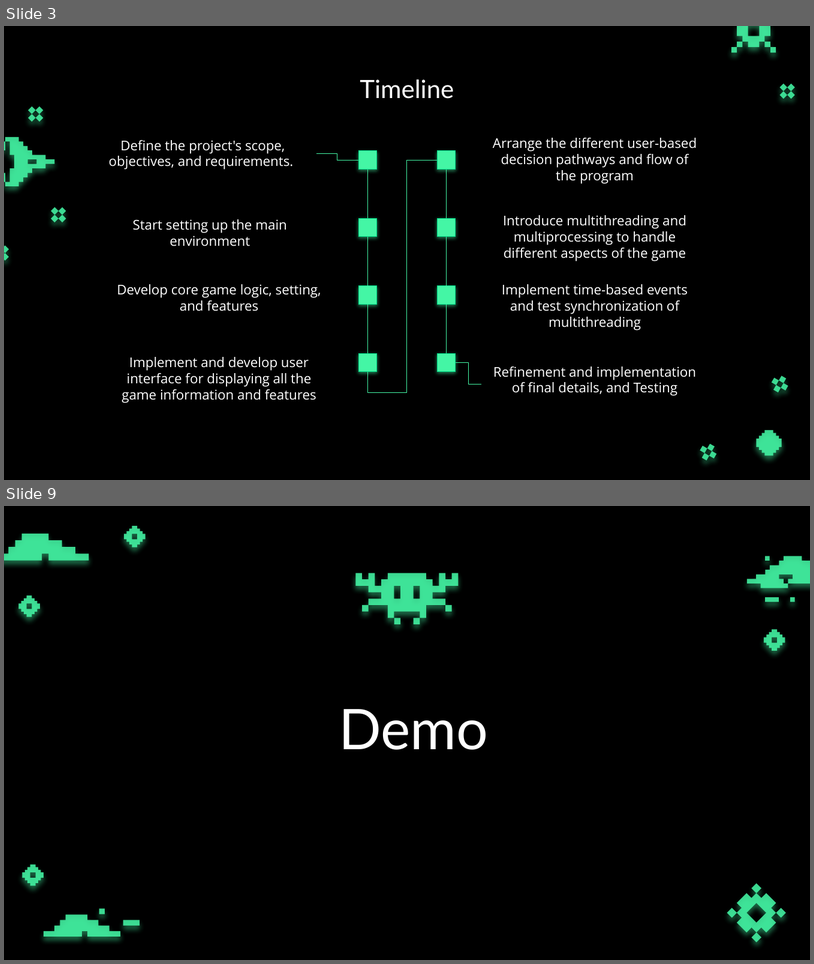
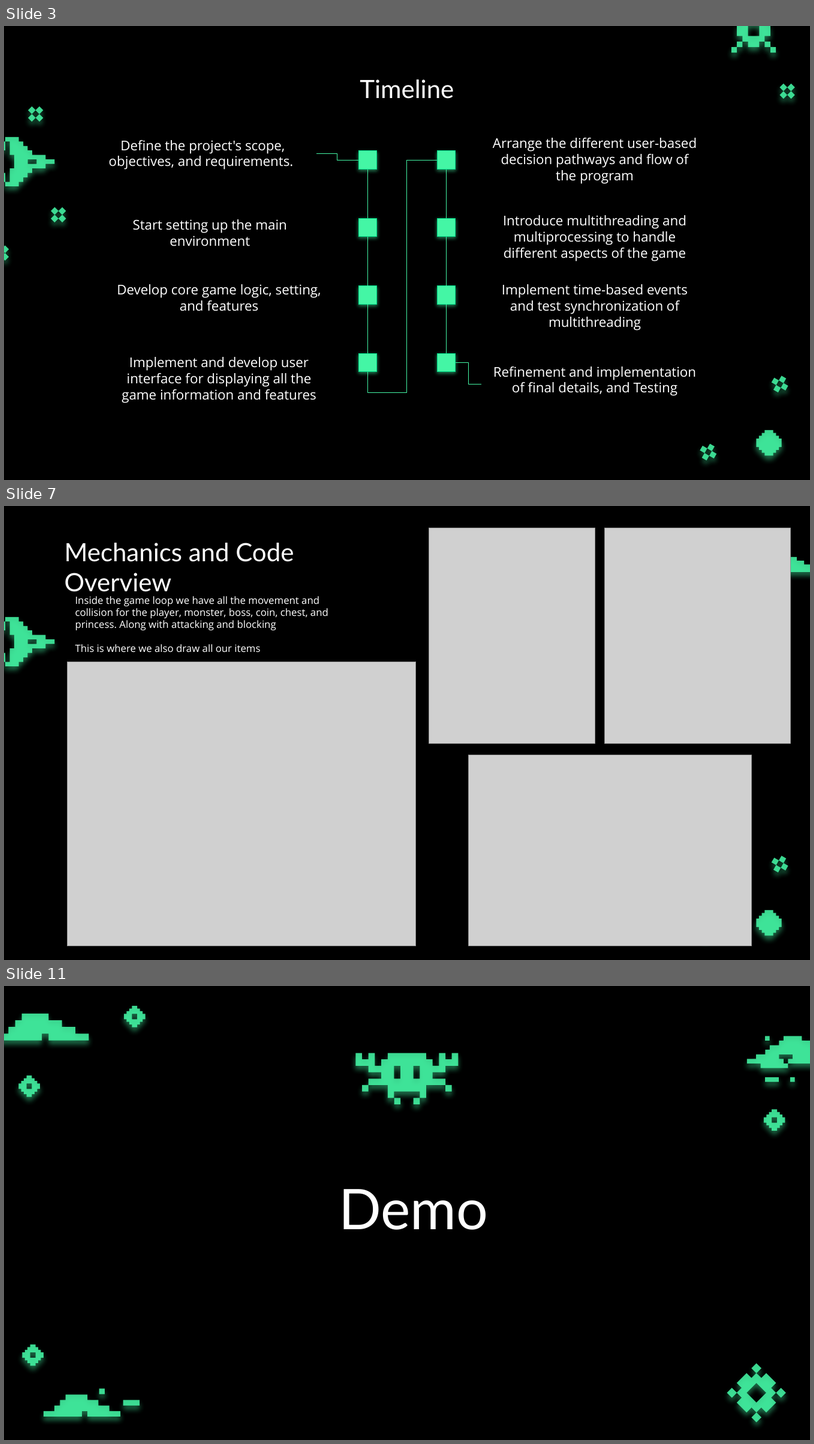
Before and after one commit to andyg817/CSCI511Game, a slide deck: Final Presentation.pptx. Shown one above the other, each under a label of ours: slides 3 and 9 before the commit, slides 3, 7 and 11 after it; the slides between them are not shown. The pictures are 814x964 and 814x1444 pixels, drawn with LibreOffice and Linux fonts; fonts in the diff are those of the drawing; grey boxes stand for pictures; background and template pictures are left out. Boxes give left, top, right and bottom in pixels: in the first picture for what was removed or moved away, otherwise in the second. Text is boxed around its words. In the diff, an @@ line names an element or a change of style, - is before the commit and + after.

```diff
--- a/Final Presentation.pptx
+++ b/Final Presentation.pptx
@@ slide 7 added at bbox=[4, 506, 810, 960], background picture (left out); not listed: 10 template elements that a slide beside it also shows @@
@@ picture added at bbox=[429, 528, 595, 743] @@
@@ picture added at bbox=[605, 528, 791, 743] @@
@@ title added at bbox=[65, 543, 294, 592], 30 pt, text #FFFFFF @@
+Mechanics and Code Overview
@@ group added at bbox=[737, 550, 810, 587]: 4 freeform shapes @@
@@ text added at bbox=[75, 596, 329, 652], 12 pt, text #FFFFFF @@
+Inside the game loop we have all the movement and collision for the player, monster, boss, coin, chest, and princess. Along with attacking and blocking
+This is where we also draw all our items
@@ picture added at bbox=[67, 661, 416, 946] @@
@@ picture added at bbox=[469, 754, 752, 946] @@
@@ what was slide 9 is now slide 11 @@
```
Also in this commit, not shown: 3 slides changed, 3 other slides added, 2 slides removed, 4 other files.
